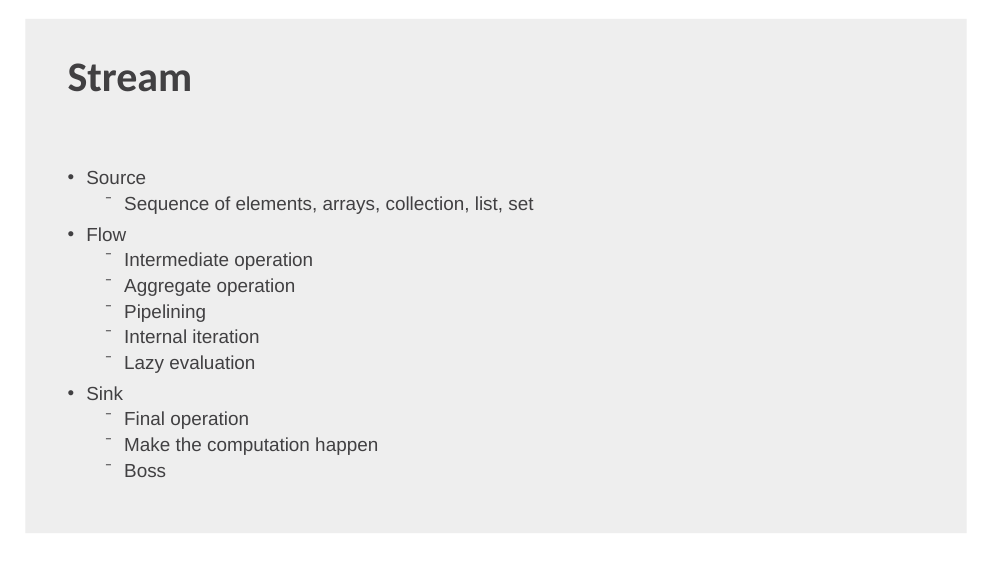
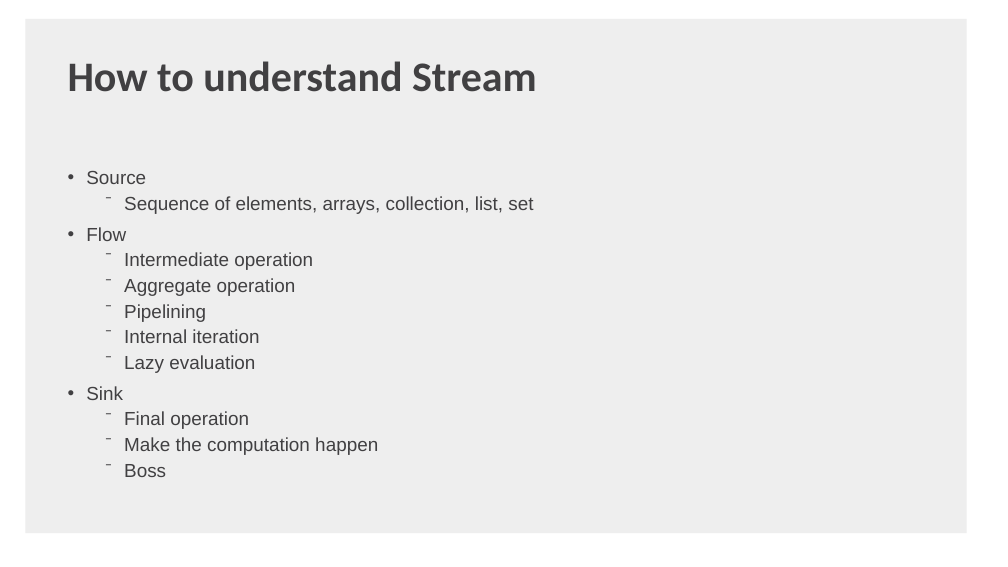
Before and after one commit to shaojie-xu-kp/Java8_lunch_learn, a slide deck: slide 29 of Java 8 & TDP.pptx (slide 28 before the commit). Drawn at 1008x567 pixels with LibreOffice and Linux fonts; fonts in the diff are those of the drawing; background and template pictures are left out. Boxes give left, top, right and bottom in pixels: in the first picture for what was removed or moved away, otherwise in the second. Text is boxed around its words. In the diff, an @@ line names an element or a change of style, - is before the commit and + after.

```diff
--- a/Java 8 & TDP.pptx
+++ b/Java 8 & TDP.pptx
@@ text at [68,61,537,92]: text changed @@
-Stream
+How to understand Stream
```
Also in this commit, not shown: 16 other slides changed, 1 slide added, 3 slides removed, 2 other files.
